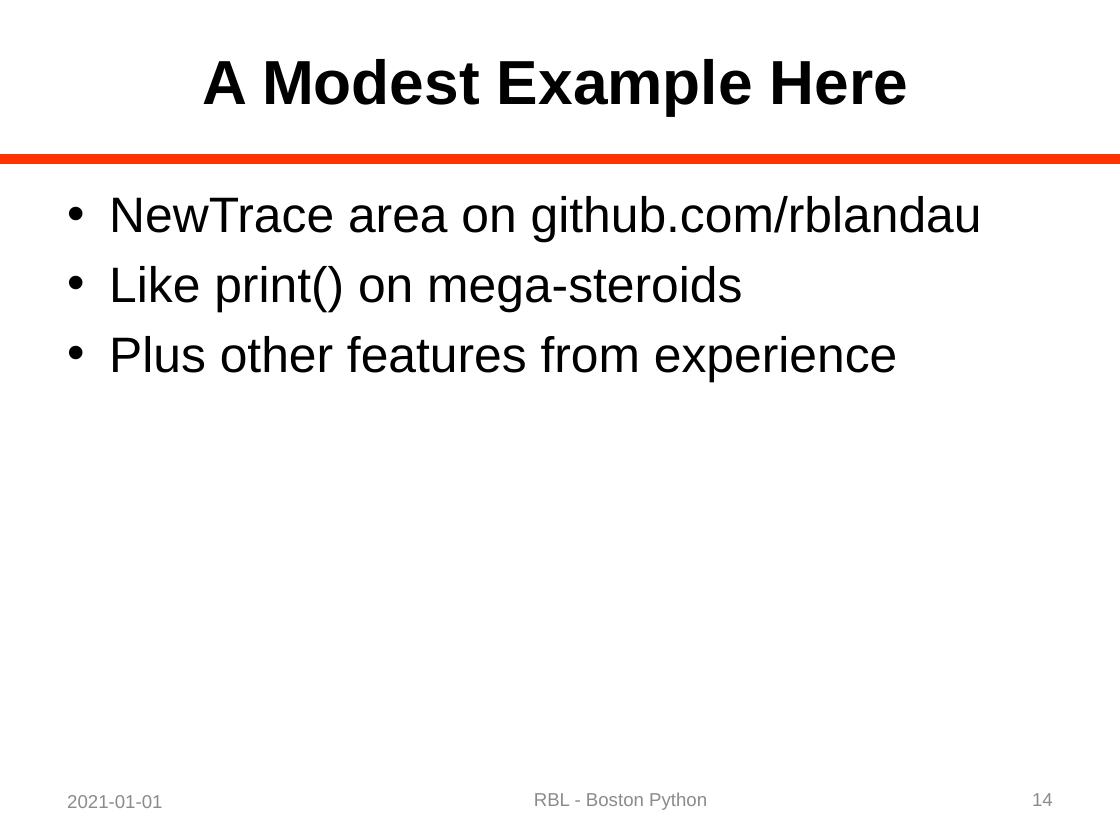
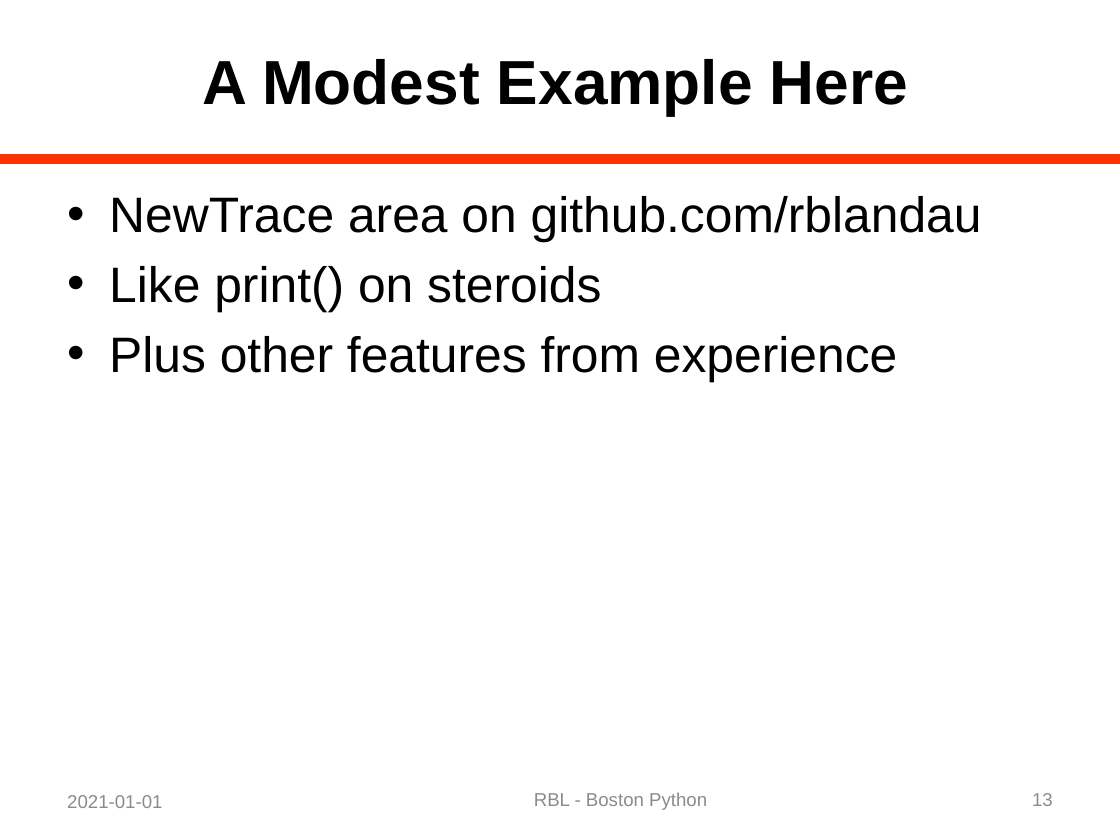
Before and after one commit to rblandau/NewTrace, a slide deck: slide 13 of docs/OfflineDebugging/A Dinosaur and a Python 02.pptx (slide 14 before the commit). Drawn at 1120x840 pixels with LibreOffice and Linux fonts; fonts in the diff are those of the drawing. Boxes give left, top, right and bottom in pixels: in the first picture for what was removed or moved away, otherwise in the second. Text is boxed around its words. In the diff, an @@ line names an element or a change of style, - is before the commit and + after.

```diff
--- a/docs/OfflineDebugging/A Dinosaur and a Python 02.pptx
+++ b/docs/OfflineDebugging/A Dinosaur and a Python 02.pptx
@@ text at box(109, 266, 601, 312): text changed @@
-• Like print() on mega-steroids
+• Like print() on steroids
@@ page number at box(1032, 793, 1053, 806): text changed @@
-14
+13
```
Also in this commit, not shown: 14 other slides changed, 4 slides removed, 2 other files.
